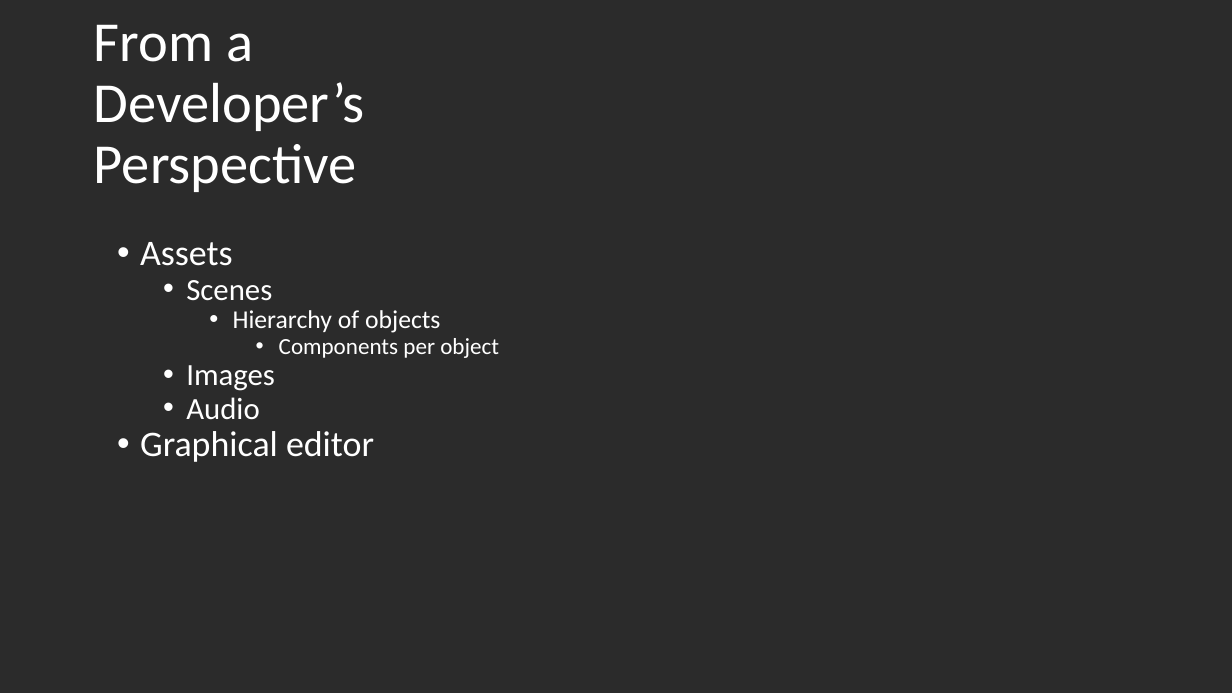
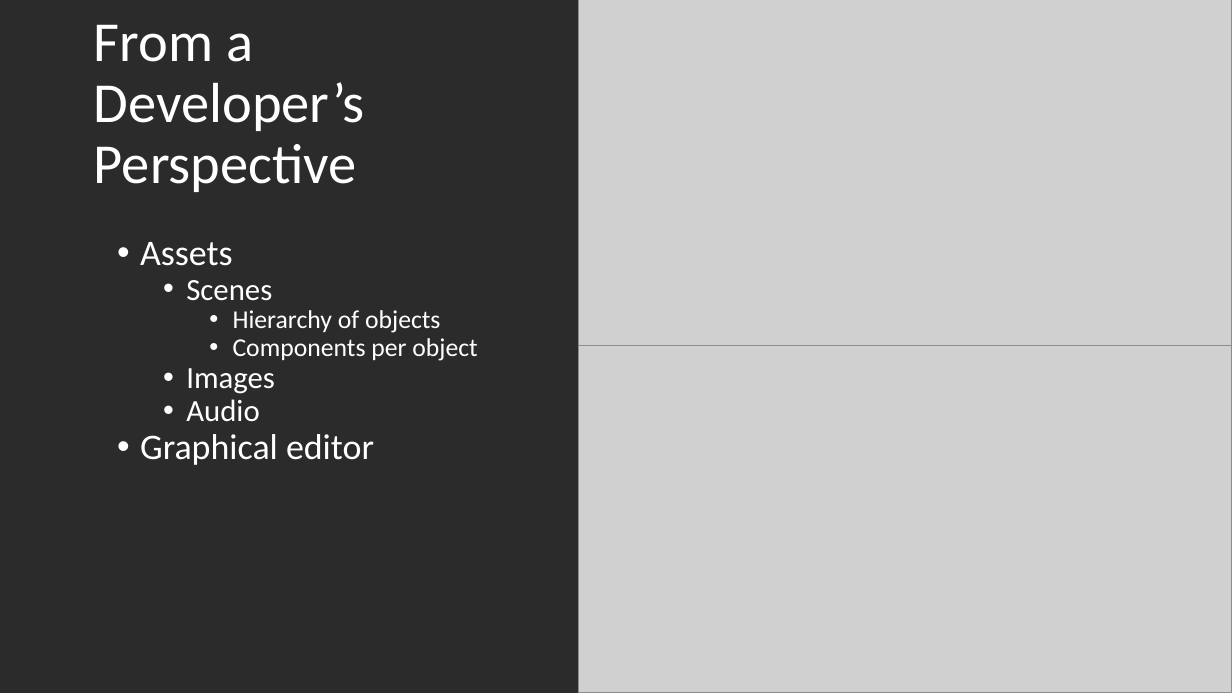
Before and after one commit to AJoshSims/3D-Gesture-Controlled-Pong, a slide deck: slide 11 of documents/presentations/spring.pptx (slide 12 before the commit). Drawn at 1232x693 pixels with LibreOffice and Linux fonts; fonts in the diff are those of the drawing; grey boxes stand for pictures; background and template pictures are left out; a plain dark background stands for a picture behind light text. Boxes give left, top, right and bottom in pixels: in the first picture for what was removed or moved away, otherwise in the second. Text is boxed around its words. In the diff, an @@ line names an element or a change of style, - is before the commit and + after.

```diff
--- a/documents/presentations/spring.pptx
+++ b/documents/presentations/spring.pptx
@@ picture added at (579, 0, 1232, 348) @@
@@ text at (233, 338, 477, 361): size 18 to 20 pt in "Components per object"; list level 4 to 3 in "Components per object" @@
@@ picture added at (579, 346, 1232, 693) @@
```
Also in this commit, not shown: 4 other slides changed, 3 slides added, 2 slides removed, 27 other files.
